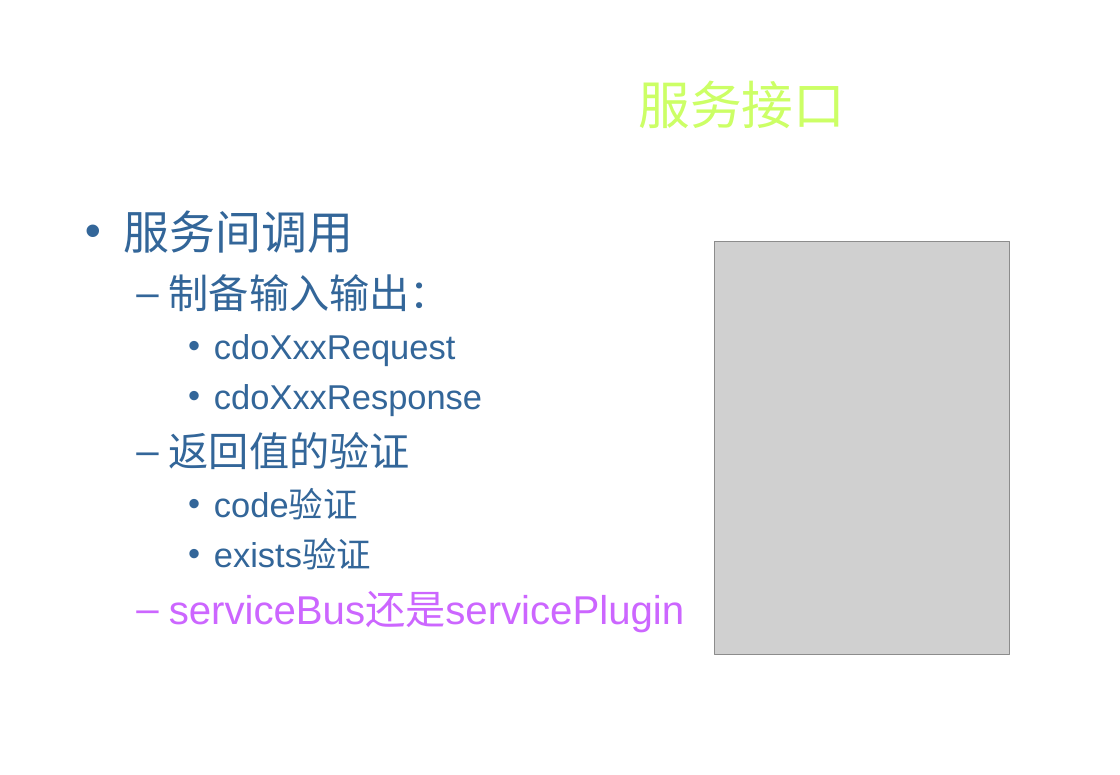
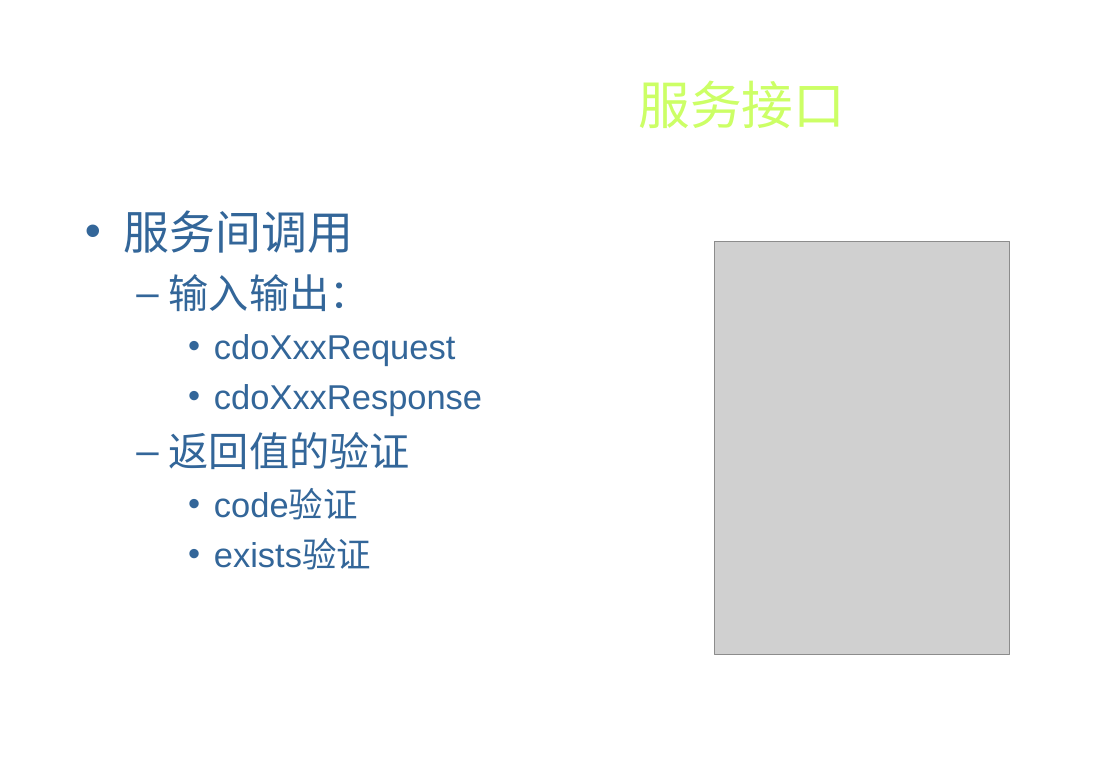
Before and after one commit to xiaowenzigege/CDO, a slide deck: slide 19 of CDODesign/Design/architecture/CDO服务插件开发.ppt (slide 17 before the commit). Drawn at 1120x775 pixels with LibreOffice and Linux fonts; fonts in the diff are those of the drawing; grey boxes stand for pictures; background and template pictures are left out. Boxes give left, top, right and bottom in pixels: in the first picture for what was removed or moved away, otherwise in the second. Text is boxed around its words. In the diff, an @@ line names an element or a change of style, - is before the commit and + after.

```diff
--- a/CDODesign/Design/architecture/CDO服务插件开发.ppt
+++ b/CDODesign/Design/architecture/CDO服务插件开发.ppt
@@ text at bbox=[169, 274, 370, 311]: text changed @@
-  – 制备输入输出：
+  – 输入输出：
@@ text at bbox=[169, 593, 684, 633]: paragraph removed @@
-  – serviceBus还是servicePlugin
```
Also in this commit, not shown: 10 other slides changed, 9 slides added, 6 slides removed, 1 other file.
